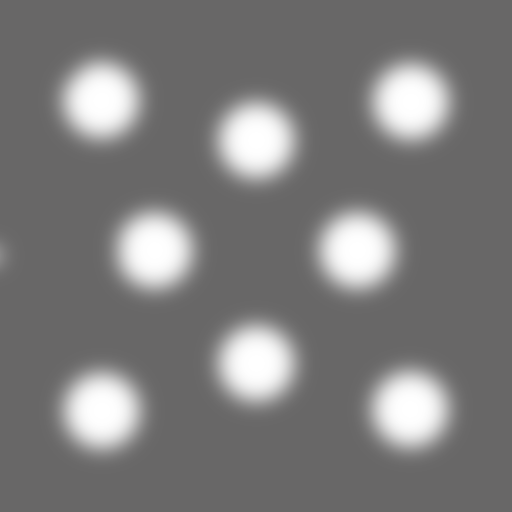
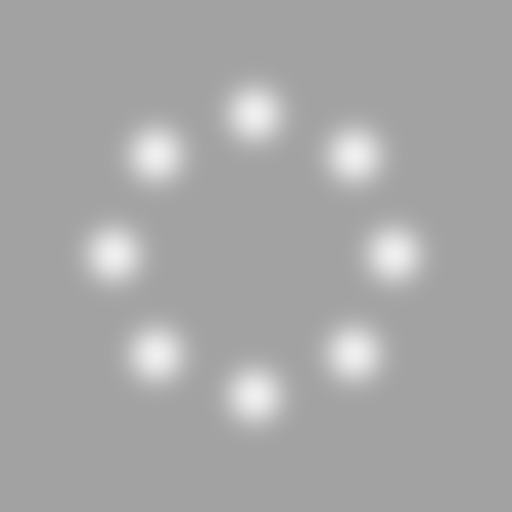
Two versions of the same layered image (w=512, h=512). Layer-by-layer changes:
showed "Ellipse 1 copy" over [58, 58, 450, 452]
hid "Ellipse 1 copy 2", painted on it over [0, 0, 510, 512]
added layer "grey2" above "grey1" over [0, 0, 512, 512]
renamed "Layer 3" to "grey1", hid it over [0, 0, 512, 512]
hid "Layer 2" over [0, 0, 512, 512]
